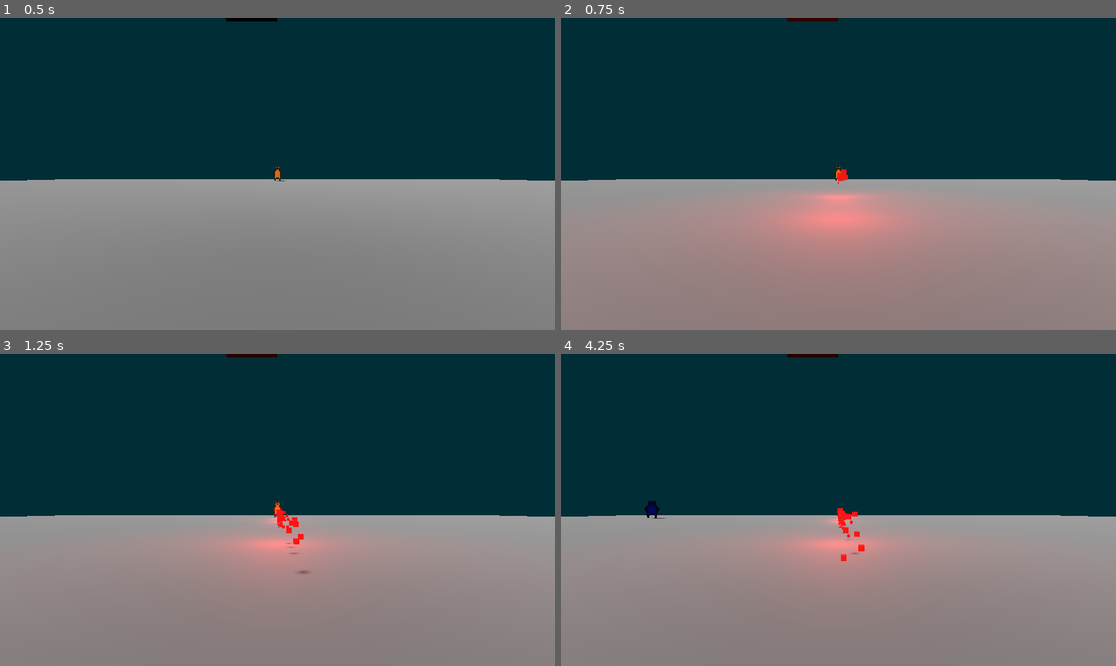
Above: before the commit, frames 1-4 (two rows, left to right).
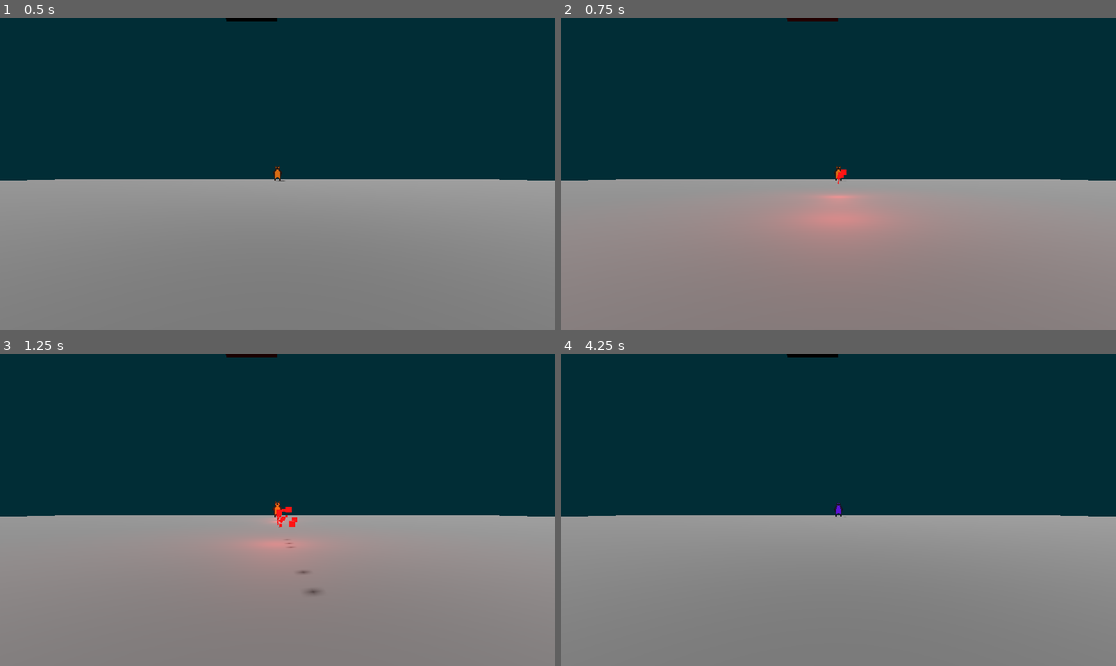
Above: after the commit, the same moments.

Repository: Majsek/Project_BC
Game: Godot game, scene res://scenes/world.tscn
Two runs of this game, one before a commit and one after it. Both use one fixed random seed, a clock stepped at 60 frames per second and the inputs below.
Inputs:
- Up to frame 1 (0.5 s): no input
- Up to frame 2 (0.75 s): tap Enter (ui_accept) at 0.5, 0.6 s
- Up to frame 3 (1.25 s): tap Enter (ui_accept) at 0.77, 1.07 s
- Up to frame 4 (4.25 s): tap Enter (ui_accept) at 1.35, 1.52, 1.82, 2.1, 2.85, 3.02, 3.32, 3.6, 3.77, 4.07 s; tap R (restart, bound only after the commit) at 4.15 s

Frame 1 is identical in both runs. In frame 2, 2.2% of the frame differs, in the area x 38-62%, y 49-72%; in frame 3, 0.8%; in frame 4, 5.8%, in the area x 15-69%, y 0-79%.

Commit message:
enemy hp

Diff:
--- a/project.godot
+++ b/project.godot
@@ -15,6 +15,14 @@
 config/features=PackedStringArray("4.1", "GL Compatibility")
 config/icon="res://icon.svg"
 
+[input]
+
+restart={
+"deadzone": 0.5,
+"events": [Object(InputEventKey,"resource_local_to_scene":false,"resource_name":"","device":-1,"window_id":0,"alt_pressed":false,"shift_pressed":false,"ctrl_pressed":false,"meta_pressed":false,"pressed":false,"keycode":0,"physical_keycode":82,"key_label":0,"unicode":114,"echo":false,"script":null)
+]
+}
+
 [layer_names]
 
 3d_physics/layer_1="world"
--- a/scripts/enemy.gd
+++ b/scripts/enemy.gd
@@ -6,6 +6,7 @@
 var color_ : Color:
 	set(value):
 		color_ = value
+		$MeshInstance3D.get_surface_override_material(0).set_albedo(color_)
 
 const SPEED = 10.0
 
@@ -18,7 +19,7 @@
 func _ready():
 	color_ = Color.from_hsv(randf_range(0,1), 1.0, 1.0, 1.0)
 #	$MeshInstance3D.get_mesh().get_material().set_albedo(color_)
-	$MeshInstance3D.get_surface_override_material(0).set_albedo(color_)
+#	$MeshInstance3D.get_surface_override_material(0).set_albedo(color_)
 
 func _physics_process(delta):
 	# Add the gravity.
@@ -27,7 +28,6 @@
 #
 	if follow_player_ == true:
 		followPlayer()
-
 
 func followPlayer() -> void:
 	var follow_direction : Vector3 = get_global_position().direction_to(player_.get_global_position())
@@ -44,3 +44,28 @@
 
 func who() -> String:
 	return "enemy"
+
+func hit_by_projectile(projectile_color : Color) -> void:
+	var delta_color1 = abs(projectile_color.h - color_.h)
+	var delta_color2 = abs((projectile_color.h+1) - color_.h)
+
+	if (delta_color1 < 0.10) or (delta_color2  < 0.10):
+		self.queue_free()
+		print("perfect")
+	elif (delta_color1 < 0.30) or (delta_color2  < 0.30):
+		lives_ -= 20
+		if lives_ <= 0:
+			self.queue_free()
+		color_ = Color.from_hsv(color_.h,lives_/100,color_.v,color_.a)
+	elif (delta_color1 < 0.90) or (delta_color2  < 0.90):
+		lives_ -= 5
+		if lives_ <= 0:
+			self.queue_free()
+		color_ = Color.from_hsv(color_.h,lives_/100.0,color_.v,color_.a)
+	else:
+		lives_ -= 1
+		if lives_ <= 0:
+			self.queue_free()
+		color_ = Color.from_hsv(color_.h,lives_/100.0,color_.v,color_.a)
+
+	print(lives_)
--- a/scripts/hand.gd
+++ b/scripts/hand.gd
@@ -20,11 +20,15 @@
 func init() -> void:
 	pass
 
-#TEST space shoot
 func _process(_delta: float) -> void:
+	#TEST space shoot
 	if Input.is_action_just_pressed("ui_accept") != false:
-		shoot()
+		if is_right_hand_:
+			shoot()
 
+	#TEST R restart
+	if Input.is_action_just_pressed("restart") != false:
+		get_tree().reload_current_scene()
 #INPUTS
 func _on_button_pressed(name):
 	match name:
--- a/scripts/projectile.gd
+++ b/scripts/projectile.gd
@@ -42,6 +42,6 @@
 #			print(body.color_.h)
 #			print(color_.h)
 #			print(color_.h - body.color_.h)
-			if (abs(color_.h - body.color_.h) < 0.10) or (abs((color_.h+1) - body.color_.h)  < 0.10):
-				body.queue_free()
-				self.queue_free()
+#			if (abs(color_.h - body.color_.h) < 0.10) or (abs((color_.h+1) - body.color_.h)  < 0.10):
+			body.hit_by_projectile(color_)
+			self.queue_free()
